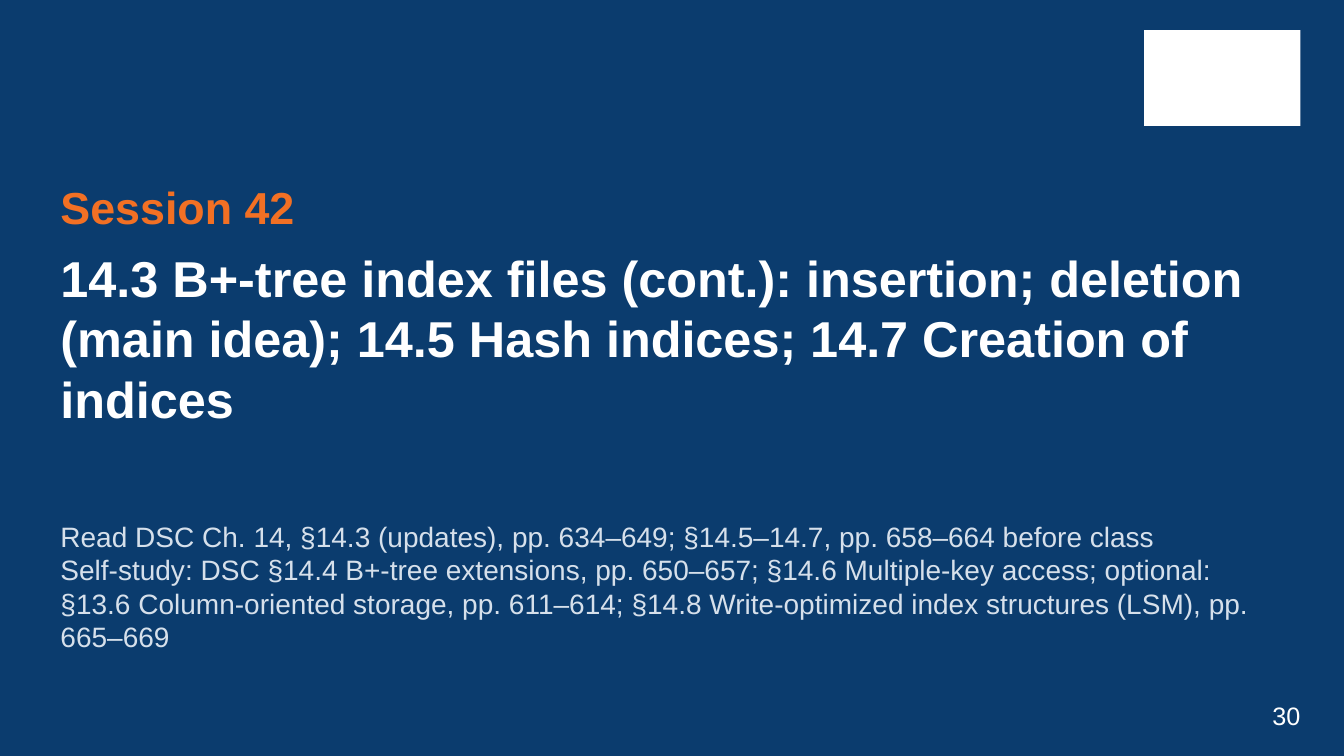
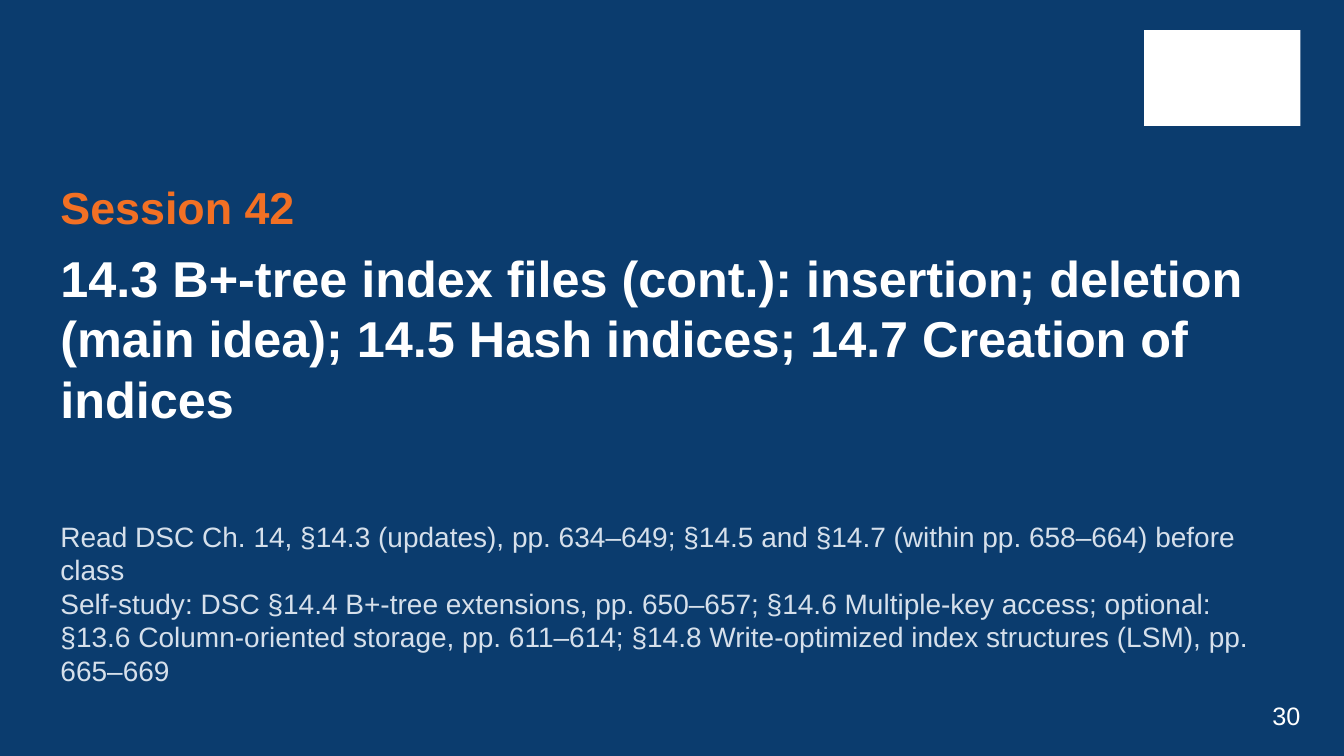
Before and after one commit to VanTTN2/IDB202, a slide deck: slide 30 of IDB201_ket-qua-sua_lan1_1/6_slides/Chapter_8.pptx. Drawn at 1344x756 pixels with LibreOffice and Linux fonts; fonts in the diff are those of the drawing; background and template pictures are left out. Boxes give left, top, right and bottom in pixels: in the first picture for what was removed or moved away, otherwise in the second. Text is boxed around its words. In the diff, an @@ line names an element or a change of style, - is before the commit and + after.

```diff
--- a/IDB201_ket-qua-sua_lan1_1/6_slides/Chapter_8.pptx
+++ b/IDB201_ket-qua-sua_lan1_1/6_slides/Chapter_8.pptx
@@ text at (x1=60, y1=526, x2=1234, y2=581): text changed @@
-Read DSC Ch. 14, §14.3 (updates), pp. 634–649; §14.5–14.7, pp. 658–664 before class
+Read DSC Ch. 14, §14.3 (updates), pp. 634–649; §14.5 and §14.7 (within pp. 658–664) before class
```
Also in this commit, not shown: 8 other files.
